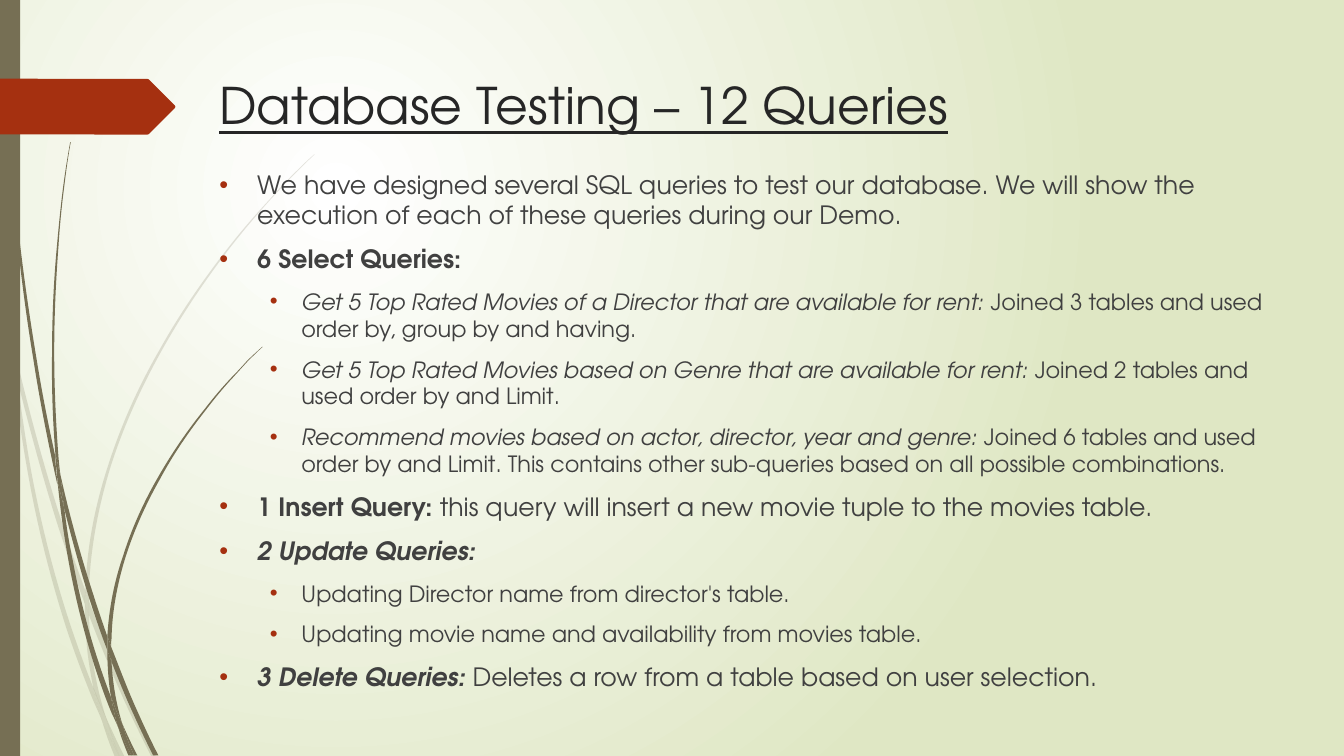
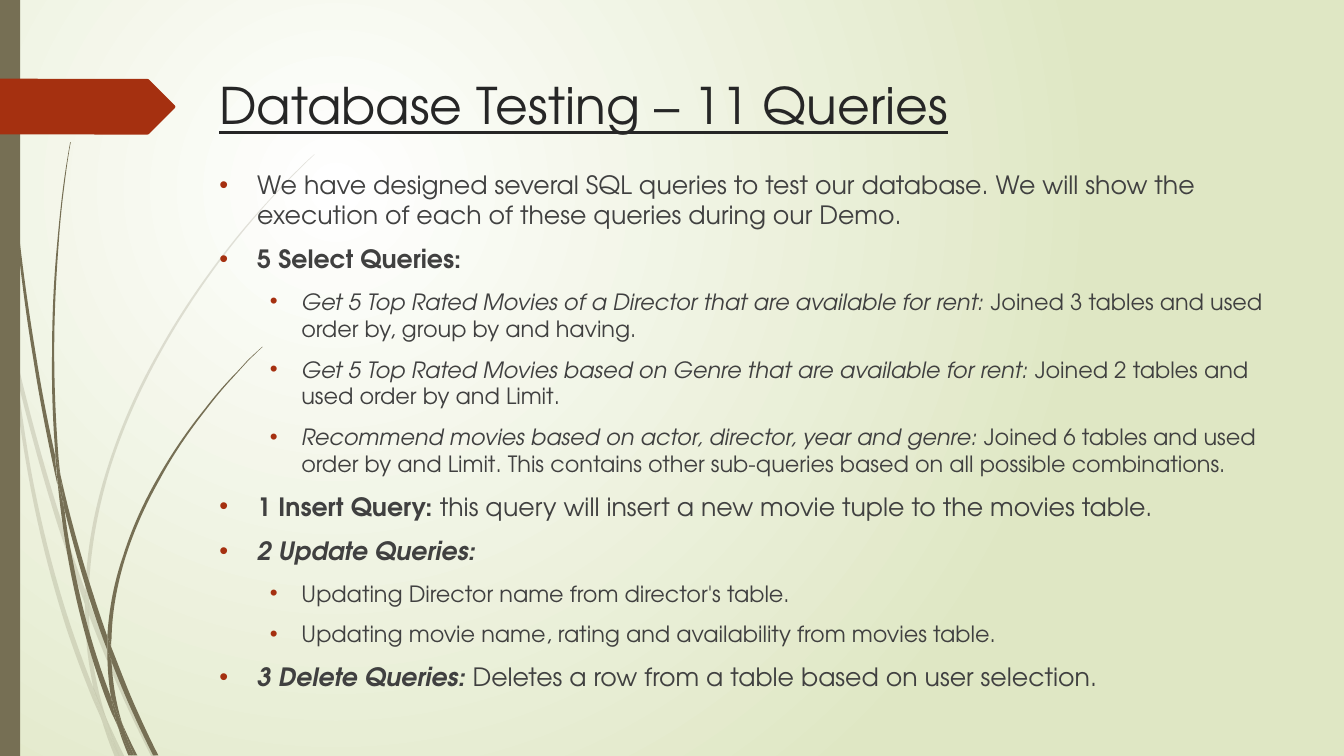
Before and after one commit to srinivas047/DMQL, a slide deck: slide 7 of DMQL_MoviesMarketPlace.pptx. Drawn at 1344x756 pixels with LibreOffice and Linux fonts; fonts in the diff are those of the drawing. Boxes give left, top, right and bottom in pixels: in the first picture for what was removed or moved away, otherwise in the second. Text is boxed around its words. In the diff, an @@ line names an element or a change of style, - is before the commit and + after.

```diff
--- a/DMQL_MoviesMarketPlace.pptx
+++ b/DMQL_MoviesMarketPlace.pptx
@@ title at box(219, 86, 948, 135): text changed @@
-Database Testing – 12 Queries
+Database Testing – 11 Queries
@@ text at box(257, 248, 461, 269): text changed @@
-• 6 Select Queries:
+• 5 Select Queries:
@@ text at box(301, 625, 996, 647): text changed @@
-  • Updating movie name and availability from movies table.
+  • Updating movie name, rating and availability from movies table.
```
Also in this commit, not shown: 3 other slides changed, 2 other files.
